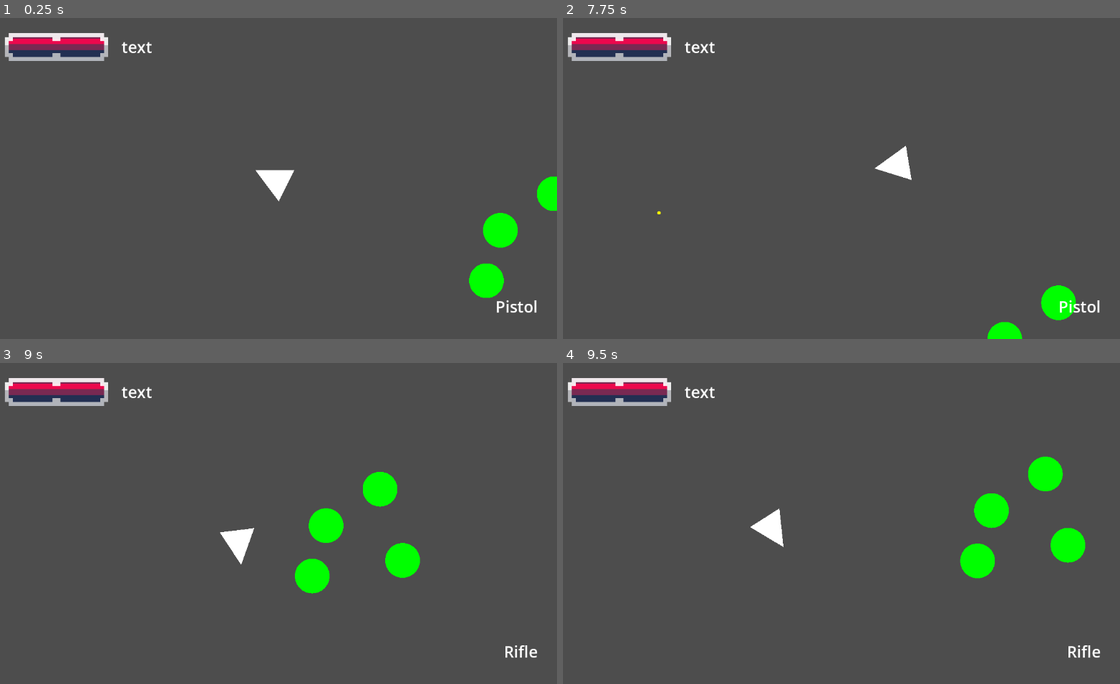
Above: before the commit, frames 1-4 (two rows, left to right).
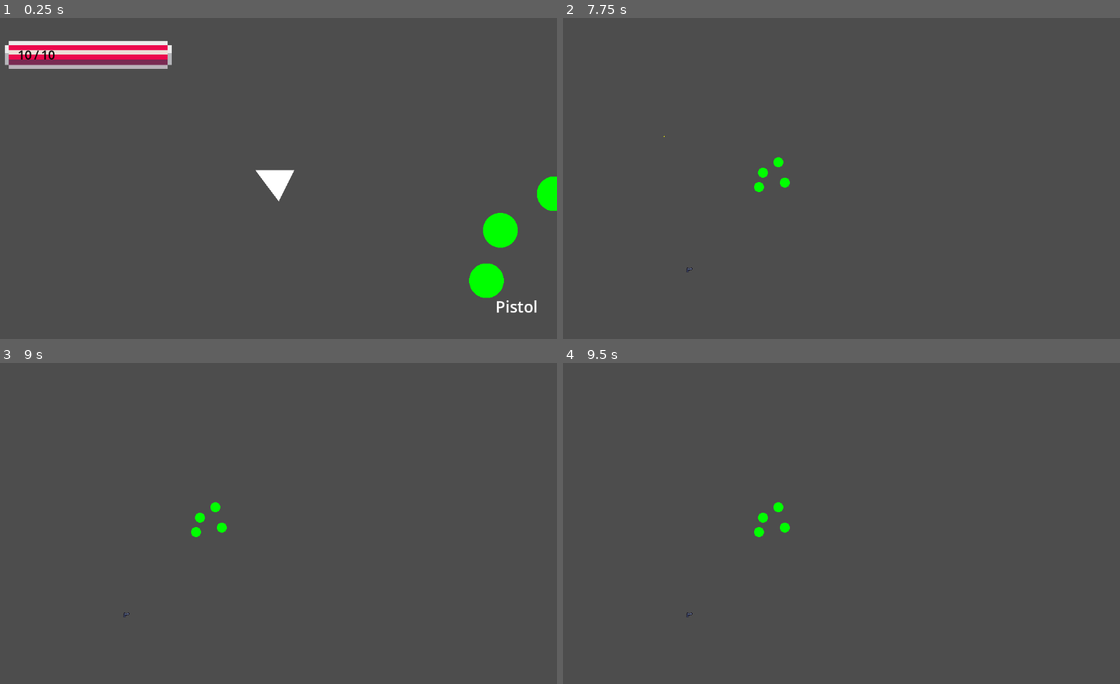
Above: after the commit, the same moments.

Repository: BG12-IT-Gruppenarbeit/Godot-Projekt-
Game: Godot game, scene res://world.tscn
Same seed, same stepped clock (60 frames per second), same inputs: the game is played once before the commit and once after it.
Inputs (mouse positions are in pixels of both pictures, inside the frame that each line leads up to):
- Up to frame 1 (0.25 s): no input
- Up to frame 2 (7.75 s): tap Enter at 0.5 s; move the mouse to (958, 162) at 0.52 s; hold Right (ui_right) 0.53-1.28 s; tap E (interact, bound only after the commit) at 0.6, 1.55, 2.3, 2.85, 3.6, 4.55, 5.3, 5.85, 6.6, 7.55 s; move the mouse to (718, 194) at 1.27 s; hold Down (ui_down) 1.28-2.03 s; click (718, 194) at 1.35 s; move the mouse to (891, 107) at 2.02 s; hold Right (ui_right) 2.03-2.78 s; tap Q (weapon_swap) at 2.1, 5.1 s; move the mouse to (808, 242) at 2.77 s; hold Up (ui_up) 2.78-3.53 s; move the mouse to (1003, 226) at 3.52 s; hold Left (ui_left) 3.53-5.03 s; move the mouse to (663, 130) at 4.27 s; click (663, 130) at 4.35 s; move the mouse to (863, 178) at 5.02 s; hold Down (ui_down) 5.03-5.78 s; move the mouse to (746, 98) at 5.77 s; hold Right (ui_right) 5.78-6.53 s; move the mouse to (958, 162) at 6.52 s; hold Up (ui_up) 6.53-7.28 s; move the mouse to (718, 194) at 7.27 s; hold Right (ui_right) from 7.28 s (still down); click (718, 194) at 7.35 s
- Up to frame 3 (9 s): move the mouse to (328, 452) at 8.02 s; release Right (ui_right) at 8.03 s; hold Down (ui_down) 8.03-8.78 s; tap Q (weapon_swap) at 8.1 s; tap E (interact, bound only after the commit) at 8.3, 8.85 s; move the mouse to (245, 587) at 8.77 s; hold Left (ui_left) from 8.78 s (still down)
- Up to frame 4 (9.5 s): keep holding Left (ui_left)

The runs differ from the first frame. In frame 1, 3.0% of the frame differs, in the area x 0-31%, y 4-16%; in frame 2, 3.1%; in frame 3, 4.5%, in the area x 0-97%, y 4-92%; in frame 4, 4.5%.

Commit message:
healthbar finished and start on item pickup

Diff:
--- a/Projektarbeit_framework/Weapons/Weapon.gd
+++ b/Projektarbeit_framework/Weapons/Weapon.gd
@@ -9,6 +9,7 @@
 @export var name : String
 
 @export var bullet : PackedScene
+@export var sprite : Texture2D
 
 func shoot(Firepoint : Node2D) :
 	var b = bullet.instantiate()
--- a/Projektarbeit_framework/Weapons/resources/Pistol.tres
+++ b/Projektarbeit_framework/Weapons/resources/Pistol.tres
@@ -1,7 +1,12 @@
-[gd_resource type="Resource" script_class="Weapon" load_steps=3 format=3 uid="uid://pmamuttrn5c6"]
+[gd_resource type="Resource" script_class="Weapon" load_steps=5 format=3 uid="uid://pmamuttrn5c6"]
 
 [ext_resource type="PackedScene" uid="uid://ue2780ehlotr" path="res://Bullets/bullet_default.tscn" id="1_8xrpt"]
 [ext_resource type="Script" path="res://Weapons/Weapon.gd" id="2_8r8rf"]
+[ext_resource type="Texture2D" uid="uid://csau5fxwh12r6" path="res://sprites/Weapons.png" id="3_mwfxf"]
+
+[sub_resource type="AtlasTexture" id="AtlasTexture_4a1ps"]
+atlas = ExtResource("3_mwfxf")
+region = Rect2(0, 118, 12, 10)
 
 [resource]
 script = ExtResource("2_8r8rf")
@@ -11,3 +16,4 @@
 blt_speed = 200
 name = "Pistol"
 bullet = ExtResource("1_8xrpt")
+sprite = SubResource("AtlasTexture_4a1ps")
--- a/Projektarbeit_framework/Weapons/wpn_path.gd
+++ b/Projektarbeit_framework/Weapons/wpn_path.gd
@@ -4,5 +4,4 @@
 	"smg" : preload("res://Weapons/resources/Smg.tres"),
 	"rocket" : preload("res://Weapons/resources/Rocket_launcher.tres"),
 	"test" : preload("res://Weapons/resources/tes.tres"),
-
 }
--- a/Projektarbeit_framework/hud.gd
+++ b/Projektarbeit_framework/hud.gd
@@ -1,15 +1,32 @@
 extends CanvasLayer
 
-var player = self.get_parent()
+@onready var player = self.get_parent()
 
-var HP_size : int = 16
+var HP_size : int = 4
+
 
 # Called when the node enters the scene tree for the first time.
 func _ready() -> void:
-
+	$HP.size.x = player.hp_max * HP_size + 2
+	update_params()
 	pass # Replace with function body.
 
 
 # Called every frame. 'delta' is the elapsed time since the previous frame.
 func _process(delta: float) -> void:
 	pass
+
+func change_health(change : int):
+	player.hp_curr = clamp(player.hp_curr + change,0,player.hp_max)
+	update_params()
+
+func change_max_health(change : int):
+	player.hp_max += change
+	$HP.size.x = player.hp_max * HP_size + 2
+	update_params()
+
+func update_params():
+	$HP/MarginContainer/HP_bar.max_value = player.hp_max
+	$HP/MarginContainer/HP_bar.value = player.hp_curr
+	$HBoxContainer/hp_max.text = str(player.hp_max)
+	$HBoxContainer/hp_curr.text = str(player.hp_curr)
--- /dev/null
+++ b/Projektarbeit_framework/obj_pickup.gd
@@ -0,0 +1,19 @@
+extends Area2D
+
+static var datapaths = preload("res://Weapons/wpn_path.gd")
+var data = datapaths.new()
+var object
+
+# Called when the node enters the scene tree for the first time.
+func _ready() -> void:
+	$Sprite2D.texture = data.wpn_paths["pistol"].sprite
+	pass # Replace with function body.
+
+
+# Called every frame. 'delta' is the elapsed time since the previous frame.
+func _process(delta: float) -> void:
+	pass
+
+func get_player():
+	if is_in_group("Player"):
+		return true
--- /dev/null
+++ b/Projektarbeit_framework/obj_pickup.tscn
@@ -0,0 +1,16 @@
+[gd_scene load_steps=3 format=3 uid="uid://bgjgqdvit0kqd"]
+
+[ext_resource type="Script" path="res://obj_pickup.gd" id="1_ypqno"]
+
+[sub_resource type="RectangleShape2D" id="RectangleShape2D_6y01o"]
+
+[node name="obj_pickup" type="Area2D"]
+z_index = -1
+script = ExtResource("1_ypqno")
+
+[node name="Sprite2D" type="Sprite2D" parent="."]
+texture_filter = 1
+
+[node name="CollisionShape2D" type="CollisionShape2D" parent="."]
+scale = Vector2(1.5, 1.5)
+shape = SubResource("RectangleShape2D_6y01o")
--- a/Projektarbeit_framework/player.gd
+++ b/Projektarbeit_framework/player.gd
@@ -32,6 +32,9 @@
 	else:
 		velocity.y = move_toward(velocity.y, 0, SPEED)
 
+
+
+
 	move_and_slide()
 	look_at(get_global_mouse_position())
 
@@ -48,8 +51,20 @@
 			curr_wpn = 0
 		equip_weapon(held_wpns[curr_wpn])
 
+	if Input.is_action_just_pressed("interact"):
+		take_damage(1)
+
+
 
 func equip_weapon(index : String):
 	weapon = wpn.wpn_paths[index]
 	$Player_hud/Label.text = wpn.wpn_paths[index].name
 	pass
+
+func take_damage(amount : int):
+	$Player_hud.change_health(-amount)
+	if hp_curr <= 0:
+		queue_free()
+
+func pick_up(obj : PackedScene):
+	pass
--- a/Projektarbeit_framework/player.tscn
+++ b/Projektarbeit_framework/player.tscn
@@ -6,6 +6,8 @@
 [sub_resource type="CircleShape2D" id="CircleShape2D_hroue"]
 
 [sub_resource type="PrismMesh" id="PrismMesh_l70wv"]
+
+[sub_resource type="CircleShape2D" id="CircleShape2D_g2po2"]
 
 [node name="Player" type="CharacterBody2D" groups=["Player"]]
 script = ExtResource("1_uf23x")
@@ -36,3 +38,8 @@
 one_shot = true
 
 [node name="Player_hud" parent="." instance=ExtResource("2_51602")]
+
+[node name="Pickup_area" type="Area2D" parent="."]
+
+[node name="CollisionShape2D" type="CollisionShape2D" parent="Pickup_area"]
+shape = SubResource("CircleShape2D_g2po2")
--- a/Projektarbeit_framework/player_hud.tscn
+++ b/Projektarbeit_framework/player_hud.tscn
@@ -6,22 +6,24 @@
 [sub_resource type="LabelSettings" id="LabelSettings_004te"]
 font_size = 32
 
-[sub_resource type="LabelSettings" id="LabelSettings_34aje"]
-font_size = 32
-
 [sub_resource type="StyleBoxEmpty" id="StyleBoxEmpty_nu1jb"]
 
 [sub_resource type="AtlasTexture" id="AtlasTexture_mblin"]
 atlas = ExtResource("1_flko3")
-region = Rect2(121, 44, 3, 5)
-
-[sub_resource type="AtlasTexture" id="AtlasTexture_siq0m"]
-atlas = ExtResource("1_flko3")
-region = Rect2(87, 88, 12, 5)
+region = Rect2(148, 13, 23, 5)
 
 [sub_resource type="AtlasTexture" id="AtlasTexture_ttj00"]
 atlas = ExtResource("1_flko3")
 region = Rect2(65, 21, 47, 7)
+
+[sub_resource type="LabelSettings" id="LabelSettings_34aje"]
+font_size = 25
+
+[sub_resource type="LabelSettings" id="LabelSettings_xd0tb"]
+font_size = 25
+
+[sub_resource type="LabelSettings" id="LabelSettings_cn6dv"]
+font_size = 25
 
 [node name="Playerhud" type="CanvasLayer"]
 script = ExtResource("1_mbe7r")
@@ -42,31 +44,22 @@
 "
 label_settings = SubResource("LabelSettings_004te")
 
-[node name="Label2" type="Label" parent="."]
-offset_left = 274.0
-offset_top = 32.0
-offset_right = 337.0
-offset_bottom = 88.0
-size_flags_vertical = 1
-text = "text"
-label_settings = SubResource("LabelSettings_34aje")
-horizontal_alignment = 1
-vertical_alignment = 1
-
 [node name="HP" type="PanelContainer" parent="."]
 modulate = Color(1, 1, 1, 0.890196)
 clip_contents = true
 offset_left = 40.0
-offset_top = 32.0
-offset_right = 66.0
-offset_bottom = 39.0
+offset_top = 48.0
+offset_right = 150.0
+offset_bottom = 55.0
 scale = Vector2(8, 8)
 theme_override_styles/panel = SubResource("StyleBoxEmpty_nu1jb")
 
 [node name="MarginContainer" type="MarginContainer" parent="HP"]
 layout_mode = 2
 theme_override_constants/margin_left = 1
+theme_override_constants/margin_top = 1
 theme_override_constants/margin_right = 1
+theme_override_constants/margin_bottom = 0
 
 [node name="HP_bar" type="TextureProgressBar" parent="HP/MarginContainer"]
 texture_filter = 1
@@ -74,17 +67,10 @@
 tooltip_text = "Hello World
 "
 theme_type_variation = &"bar"
-max_value = 8.0
-value = 8.0
+max_value = 10.0
+value = 6.0
 nine_patch_stretch = true
 texture_progress = SubResource("AtlasTexture_mblin")
-
-[node name="HP_seperator" type="NinePatchRect" parent="HP/MarginContainer"]
-texture_filter = 1
-layout_mode = 2
-texture = SubResource("AtlasTexture_siq0m")
-region_rect = Rect2(0, -1, 12, 7)
-axis_stretch_horizontal = 1
 
 [node name="NinePatchRect" type="NinePatchRect" parent="HP"]
 texture_filter = 1
@@ -94,3 +80,31 @@
 patch_margin_top = 1
 patch_margin_right = 1
 patch_margin_bottom = 1
+
+[node name="HBoxContainer" type="HBoxContainer" parent="."]
+modulate = Color(0, 0, 0, 0.956863)
+offset_left = 48.0
+offset_top = 56.0
+offset_right = 160.0
+offset_bottom = 96.0
+alignment = 1
+
+[node name="hp_curr" type="Label" parent="HBoxContainer"]
+layout_mode = 2
+size_flags_vertical = 1
+text = "text"
+label_settings = SubResource("LabelSettings_34aje")
+horizontal_alignment = 1
+vertical_alignment = 1
+
+[node name="slash" type="Label" parent="HBoxContainer"]
+layout_mode = 2
+text = "/
+"
+label_settings = SubResource("LabelSettings_xd0tb")
+
+[node name="hp_max" type="Label" parent="HBoxContainer"]
+layout_mode = 2
+text = "test
+"
+label_settings = SubResource("LabelSettings_cn6dv")
--- a/Projektarbeit_framework/project.godot
+++ b/Projektarbeit_framework/project.godot
@@ -66,6 +66,11 @@
 }
 weapon_swap={
 "deadzone": 0.5,
-"events": [Object(InputEventKey,"resource_local_to_scene":fa …(140 unchanged characters)… d":false,"keycode":0,"physical_keycode":81,"key_label":0,"unicode":113,"location":0,"echo":false,"script":null)
+"events": [Object(InputEventKey,"resource_local_to_scene":fa …(140 unchanged characters)… d":false,"keycode":0,"physical_keycode":0,"key_label":81,"unicode":113,"location":0,"echo":false,"script":null)
 ]
 }
+interact={
+"deadzone": 0.5,
+"events": [Object(InputEventKey,"resource_local_to_scene":false,"resource_name":"","device":-1,"window_id":0,"alt_pressed":false,"shift_pressed":false,"ctrl_pressed":false,"meta_pressed":false,"pressed":false,"keycode":0,"physical_keycode":0,"key_label":69,"unicode":101,"location":0,"echo":false,"script":null)
+]
+}
--- a/Projektarbeit_framework/world.tscn
+++ b/Projektarbeit_framework/world.tscn
@@ -1,7 +1,8 @@
-[gd_scene load_steps=3 format=3 uid="uid://cj5pxnm372d60"]
+[gd_scene load_steps=4 format=3 uid="uid://cj5pxnm372d60"]
 
 [ext_resource type="PackedScene" uid="uid://53j6fe2nqk2l" path="res://player.tscn" id="1_kodsk"]
 [ext_resource type="PackedScene" uid="uid://d1qmwg42t1c26" path="res://Enemies/enemy_types/goblin.tscn" id="2_3m72d"]
+[ext_resource type="PackedScene" uid="uid://bgjgqdvit0kqd" path="res://obj_pickup.tscn" id="3_30a08"]
 
 [node name="World" type="Node2D"]
 
@@ -19,3 +20,6 @@
 
 [node name="Goblin4" parent="." instance=ExtResource("2_3m72d")]
 position = Vector2(433, 313)
+
+[node name="obj_pickup" parent="." instance=ExtResource("3_30a08")]
+position = Vector2(285.275, 508.539)
Not shown: 1 places in Projektarbeit_framework/player.tscn that only renumber resources
Not shown: 1 places in Projektarbeit_framework/player_hud.tscn that only renumber resources
Binary file added: Projektarbeit_framework/sprites/Weapons.png
Not shown, added: Projektarbeit_framework/sprites/Weapons.png.import
